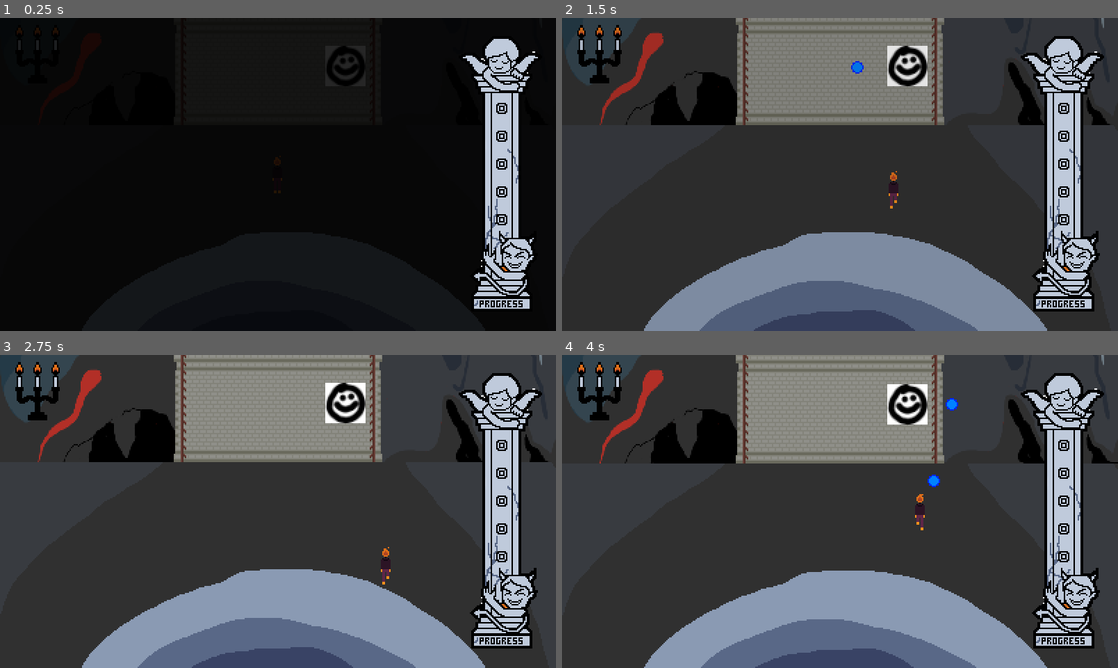
Above: before the commit, frames 1-4 (two rows, left to right).
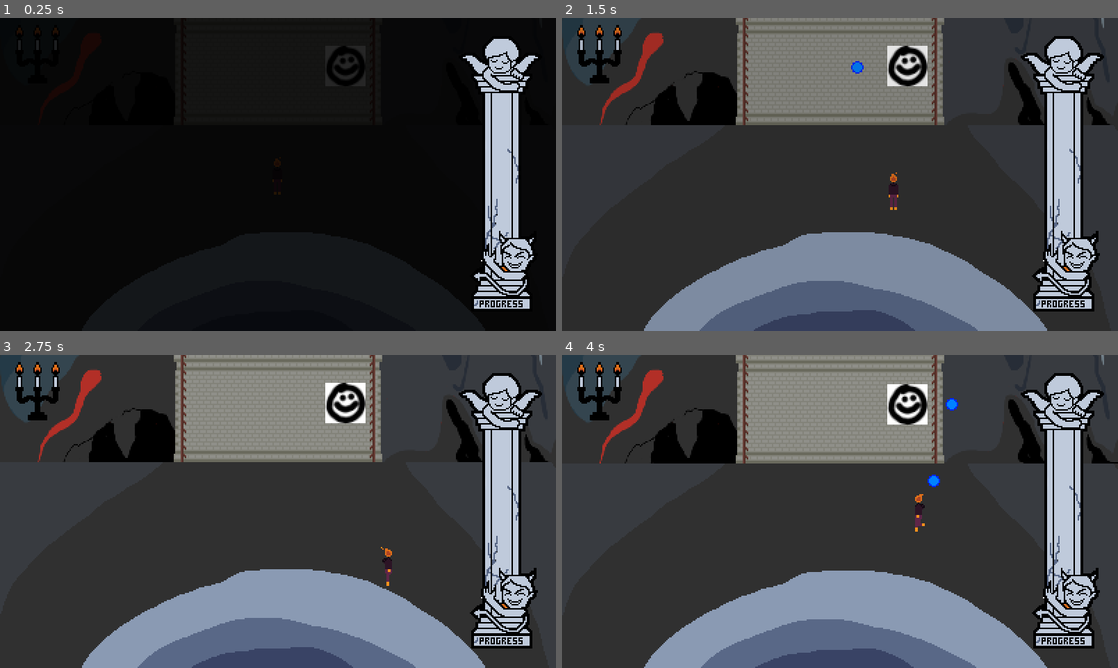
Above: after the commit, the same moments.

Repository: RegularSalamander/burnt-out-seven-sins
Game: Godot game, scene res://Scenes/Game.tscn
The game is run twice, just before and just after one commit, with the same random seed, the same clock (stepped at 60 frames per second) and the same inputs.
Inputs:
- Up to frame 1 (0.25 s): no input
- Up to frame 2 (1.5 s): tap Enter (ui_accept) at 0.5, 1.35 s; hold Right (right) 0.53-1.28 s; hold Enter (ui_accept) 0.53-1.28 s; tap Space (jump) at 0.77 s; hold Down (ui_down) from 1.28 s (still down)
- Up to frame 3 (2.75 s): tap Space (jump) at 1.52 s; release Down (ui_down) at 2.03 s; hold Right (right) from 2.03 s (still down); hold Enter (ui_accept) from 2.03 s (still down)
- Up to frame 4 (4 s): release Right (right) at 2.78 s; release Enter (ui_accept) at 2.78 s; hold Up (ui_up) 2.78-3.53 s; tap Enter (ui_accept) at 2.85 s; tap Space (jump) at 3.02, 3.77 s; hold Left (left) from 3.53 s (still down); hold Enter (ui_accept) from 3.53 s (still down)

The runs differ from the first frame. In frame 1, 0.3% of the frame differs, in the area x 49-97%, y 10-80%; in frame 2, 0.3%; in frame 3, 0.4%, in the area x 68-97%, y 10-80%; in frame 4, 0.3%.

Commit message:
tons of stuff idk lol

Diff:
--- a/Dialog/level 0.json
+++ b/Dialog/level 0.json
@@ -1,12 +1,12 @@
 {
     "start": [
-        {"type":"set-portrait", "res":"Art/smiley.tres"},
+        {"type":"set-portrait", "res":"Art/portrait_0.png"},
         "wowww you look confused. new to hell or something?",
-        {"type":"set-portrait", "res":"Art/smiley.tres"},
+        {"type":"set-portrait", "res":"Art/portrait_0.png"},
         "that means ur dead, newb <3",
-        {"type":"set-portrait", "res":"Art/smiley.tres"},
+        {"type":"set-portrait", "res":"Art/portrait_1.png"},
         "what? oh this is the stairway to heaven.",
-        {"type":"set-portrait", "res":"Art/smiley.tres"},
+        {"type":"set-portrait", "res":"Art/portrait_0.png"},
         "heeeyyy, maybe if u climb all the way up, they'll let u live again! "
     ]
 }
--- a/Dialog/level 1.json
+++ b/Dialog/level 1.json
@@ -1,8 +1,8 @@
 {
     "start": [
-        {"type":"set-portrait", "res":"Art/smiley.tres"},
+        {"type":"set-portrait", "res":"Art/portrait_1.png"},
         "ugggh watching u is so boring, newb. ur going waaay 2 slow.",
-        {"type":"set-portrait", "res":"Art/smiley.tres"},
+        {"type":"set-portrait", "res":"Art/portrait_0.png"},
         "How bout u pick up the pace <3"
     ]
 }
--- a/Dialog/level 2.json
+++ b/Dialog/level 2.json
@@ -1,8 +1,8 @@
 {
     "start": [
-        {"type":"set-portrait", "res":"Art/smiley.tres"},
+        {"type":"set-portrait", "res":"Art/portrait_1.png"},
         "*yawn*, u rly need that many bullets?",
-        {"type":"set-portrait", "res":"Art/smiley.tres"},
+        {"type":"set-portrait", "res":"Art/portrait_0.png"},
         "u better clutch up and hit ur shots ;P"
     ]
 }
--- a/Dialog/level 3.json
+++ b/Dialog/level 3.json
@@ -1,14 +1,14 @@
 {
     "start": [
-        {"type":"set-portrait", "res":"Art/smiley.tres"},
+        {"type":"set-portrait", "res":"Art/portrait_1.png"},
         "wow..",
-        {"type":"set-portrait", "res":"Art/smiley.tres"},
+        {"type":"set-portrait", "res":"Art/portrait_0.png"},
         "not ded yet, huh?",
-        {"type":"set-portrait", "res":"Art/smiley.tres"},
+        {"type":"set-portrait", "res":"Art/portrait_0.png"},
         "yeahhhh, u know those power ups?",
-        {"type":"set-portrait", "res":"Art/smiley.tres"},
+        {"type":"set-portrait", "res":"Art/portrait_1.png"},
         "It's literal dogwater, just like u <3",
-        {"type":"set-portrait", "res":"Art/smiley.tres"},
+        {"type":"set-portrait", "res":"Art/portrait_0.png"},
         "u don't need them, so how about you stop being a glutton this time, k?"
     ]
 }
--- a/Dialog/level 4.json
+++ b/Dialog/level 4.json
@@ -1,8 +1,8 @@
 {
     "start": [
-        {"type":"set-portrait", "res":"Art/smiley.tres"},
+        {"type":"set-portrait", "res":"Art/portrait_1.png"},
         "hmmm, so ur still alive?",
-        {"type":"set-portrait", "res":"Art/smiley.tres"},
+        {"type":"set-portrait", "res":"Art/portrait_0.png"},
         "u shud put that gun away b4 u hurt urself?"
     ]
 }
--- a/Dialog/level 5.json
+++ b/Dialog/level 5.json
@@ -1,8 +1,8 @@
 {
     "start": [
-        {"type":"set-portrait", "res":"Art/smiley.tres"},
+        {"type":"set-portrait", "res":"Art/portrait_0.png"},
         "woooooew, it must be sad being such a broke, jealous person that steals from others.",
-        {"type":"set-portrait", "res":"Art/smiley.tres"},
+        {"type":"set-portrait", "res":"Art/portrait_1.png"},
         "try keeping ur hands to urself 4 a change."
     ]
 }
--- a/Dialog/level 6.json
+++ b/Dialog/level 6.json
@@ -1,10 +1,10 @@
 {
     "start": [
-        {"type":"set-portrait", "res":"Art/smiley.tres"},
+        {"type":"set-portrait", "res":"Art/portrait_1.png"},
         "gross... im surprised ur stealing so many hearts...",
-        {"type":"set-portrait", "res":"Art/smiley.tres"},
+        {"type":"set-portrait", "res":"Art/portrait_1.png"},
         "considering u look like that.",
-        {"type":"set-portrait", "res":"Art/smiley.tres"},
+        {"type":"set-portrait", "res":"Art/portrait_0.png"},
         "how bout stop being such a player, k?"
     ]
 }
--- a/Dialog/level 7.json
+++ b/Dialog/level 7.json
@@ -1,8 +1,8 @@
 {
     "start": [
-        {"type":"set-portrait", "res":"Art/smiley.tres"},
+        {"type":"set-portrait", "res":"Art/portrait_1.png"},
         "well WOWWWW you think ur such a pro?",
-        {"type":"set-portrait", "res":"Art/smiley.tres"},
+        {"type":"set-portrait", "res":"Art/portrait_0.png"},
         "take ur ego down a notch and just perish 4 me, k? <3"
     ]
 }
--- a/Dialog/level 8.json
+++ b/Dialog/level 8.json
@@ -1,12 +1,12 @@
 {
     "start": [
-        {"type":"set-portrait", "res":"Art/smiley.tres"},
+        {"type":"set-portrait", "res":"Art/portrait_0.png"},
         "no way u actually believed me right?",
-        {"type":"set-portrait", "res":"Art/smiley.tres"},
+        {"type":"set-portrait", "res":"Art/portrait_1.png"},
         "they don't let sinners into heaven",
-        {"type":"set-portrait", "res":"Art/smiley.tres"},
+        {"type":"set-portrait", "res":"Art/portrait_1.png"},
         "and they definitely don't let people come back to life.",
-        {"type":"set-portrait", "res":"Art/smiley.tres"},
+        {"type":"set-portrait", "res":"Art/portrait_0.png"},
         "lmao"
     ]
 }
--- a/Scenes/Dialog.tscn
+++ b/Scenes/Dialog.tscn
@@ -1,7 +1,8 @@
-[gd_scene load_steps=5 format=2]
+[gd_scene load_steps=6 format=2]
 
 [ext_resource path="res://Scripts/Dialog.gd" type="Script" id=1]
 [ext_resource path="res://fancySalamander (1).ttf" type="DynamicFontData" id=2]
+[ext_resource path="res://Art/ui_textbox.png" type="Texture" id=3]
 
 [sub_resource type="DynamicFont" id=1]
 font_data = ExtResource( 2 )
@@ -31,19 +32,15 @@
 "_edit_use_anchors_": false
 }
 
-[node name="ColorRect" type="ColorRect" parent="TextArea"]
-anchor_right = 1.0
-anchor_bottom = 1.0
-color = Color( 0, 0, 0, 1 )
-__meta__ = {
-"_edit_use_anchors_": false
-}
-
 [node name="DialogText" type="RichTextLabel" parent="TextArea"]
 anchor_left = 0.3
 anchor_top = 0.05
 anchor_right = 0.95
 anchor_bottom = 0.95
+margin_left = -246.762
+margin_top = -428.985
+margin_right = -157.162
+margin_bottom = -472.985
 custom_fonts/normal_font = SubResource( 1 )
 bbcode_enabled = true
 bbcode_text = "Text is [color=red]good[/color], REALLY [color=red]GOOD[/color], it's amazing it's just the best"
@@ -55,6 +52,10 @@
 [node name="Label" type="Label" parent="TextArea"]
 anchor_right = 1.0
 anchor_bottom = 1.0
+margin_left = -70.5556
+margin_top = 116.543
+margin_right = -70.5556
+margin_bottom = 116.543
 custom_fonts/font = SubResource( 2 )
 text = "Enter"
 align = 2
@@ -64,10 +65,14 @@
 }
 
 [node name="PortraitPicture" type="TextureRect" parent="TextArea"]
-anchor_left = 0.05
-anchor_top = 0.05
-anchor_right = 0.25
-anchor_bottom = 0.95
+anchor_left = 0.031
+anchor_top = 0.25
+anchor_right = 0.223
+anchor_bottom = 0.73
+margin_left = -238.564
+margin_top = -448.795
+margin_right = -238.716
+margin_bottom = -448.795
 expand = true
 stretch_mode = 6
 __meta__ = {
@@ -76,3 +81,7 @@
 
 [node name="TalkingSound" type="AudioStreamPlayer" parent="."]
 volume_db = -3.0
+
+[node name="ui_textbox" type="Sprite" parent="."]
+z_index = -1
+texture = ExtResource( 3 )
--- a/Scenes/Game.tscn
+++ b/Scenes/Game.tscn
@@ -33,15 +33,17 @@
 script = ExtResource( 4 )
 
 [node name="Node2D" type="Node2D" parent="."]
+z_index = 9
 script = ExtResource( 4 )
 
 [node name="CanvasLayer2" type="CanvasLayer" parent="Node2D"]
+layer = 2
 
 [node name="Control" parent="Node2D/CanvasLayer2" instance=ExtResource( 1 )]
-margin_left = 1.41418
-margin_top = -288.414
-margin_right = 1.41418
-margin_bottom = -1.41418
+margin_left = 200.0
+margin_top = 165.0
+margin_right = 200.0
+margin_bottom = 452.0
 grow_horizontal = 2
 grow_vertical = 2
 rect_pivot_offset = Vector2( 0.5, 0 )
--- a/Scenes/Player.tscn
+++ b/Scenes/Player.tscn
@@ -20,7 +20,8 @@
 
 [node name="Sprite" type="Sprite" parent="."]
 texture = ExtResource( 2 )
-hframes = 4
+hframes = 8
+vframes = 3
 
 [node name="Hurtbox" type="Area2D" parent="."]
 collision_mask = 8
--- a/Scenes/WorldGen.tscn
+++ b/Scenes/WorldGen.tscn
@@ -10,7 +10,6 @@
 
 [node name="Screen Border" type="StaticBody2D" parent="."]
 position = Vector2( 0, 200 )
-collision_layer = 16
 
 [node name="CollisionShape2D" type="CollisionShape2D" parent="Screen Border"]
 position = Vector2( -0.420441, 9.24986 )
--- a/Scripts/Dialog.gd
+++ b/Scripts/Dialog.gd
@@ -26,6 +26,7 @@
 
 func dialogClose():
 	# Engine.time_scale = 1
+	soundNode.stop()
 	get_parent().get_parent().get_parent().get_node("Player").can_move = true
 	visible = false
 	dialogActive = false
@@ -53,7 +54,10 @@
 			TYPE_DICTIONARY:
 				match next["type"]:
 					"set-portrait":
-						var texture = load("res://" + next["res"])
+						var image = Image.new()
+						var err = image.load("res://" + next["res"])
+						var texture = ImageTexture.new()
+						texture.create_from_image(image, 0)
 						portraitNode.texture = texture
 	dialogClose()
 
--- a/Scripts/Enemy.gd
+++ b/Scripts/Enemy.gd
@@ -20,7 +20,7 @@
 
 func load_enemy(enemy_idx):
 	var handle : File = File.new()
-	var _o = handle.open("res://enemies.json", File.READ)
+	var _o = handle.open("res://Scripts/enemies.json", File.READ)
 	var fileText = handle.get_as_text()
 	handle.close()
 	var enemies = parse_json(fileText)
--- a/Scripts/Player.gd
+++ b/Scripts/Player.gd
@@ -13,7 +13,7 @@
 var shooting = false
 # keeps track of the direction the player is facing
 # (isn't useful yet, but we'll need it when the player has actual animations)
-var lastDir = 0
+var last_dir = 0
 var reload_time = 0
 var sin_theta = 0
 
@@ -74,9 +74,16 @@
 
 	var velocity = Vector2(int(input[3])-int(input[2]), int(input[1])-int(input[0]))
 
-	$Sprite.frame = int(floor(animation_frame))%2
+	if velocity.x > 0:
+		last_dir = 16
+	elif velocity.x < 0:
+		last_dir = 8
+	elif velocity:
+		last_dir = 0
+
+	$Sprite.frame = int(floor(animation_frame))%4 + last_dir
 	if velocity:
-		$Sprite.frame += 2
+		$Sprite.frame += 4
 
 
 	if shooting and reload_time <= 0:
--- a/Scripts/WorldGen.gd
+++ b/Scripts/WorldGen.gd
@@ -26,7 +26,7 @@
 	screen_border = $"Screen Border"
 
 	var handle : File = File.new()
-	var _o = handle.open("enemies.json", File.READ)
+	var _o = handle.open("res://Scripts/enemies.json", File.READ)
 	var fileText = handle.get_as_text()
 	handle.close()
 	enemy_data = parse_json(fileText)
Binary file changed: Art/player.png
Binary file added: Art/portrait_0.png
Not shown, added: Art/portrait_0.png.import
Binary file added: Art/portrait_1.png
Not shown, added: Art/portrait_1.png.import
Binary file changed: Art/ui_progress.png
Binary file changed: Art/ui_progress_back.png
Binary file added: Art/ui_textbox.png
Not shown, added: Art/ui_textbox.png.import
Renamed: enemies.json -> Scripts/enemies.json
